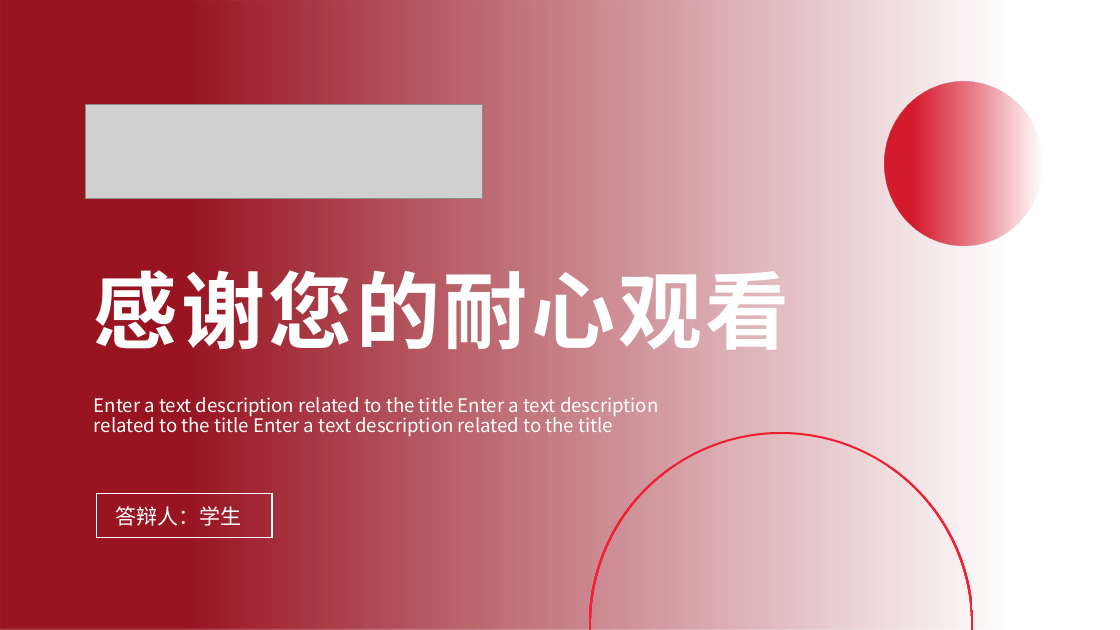
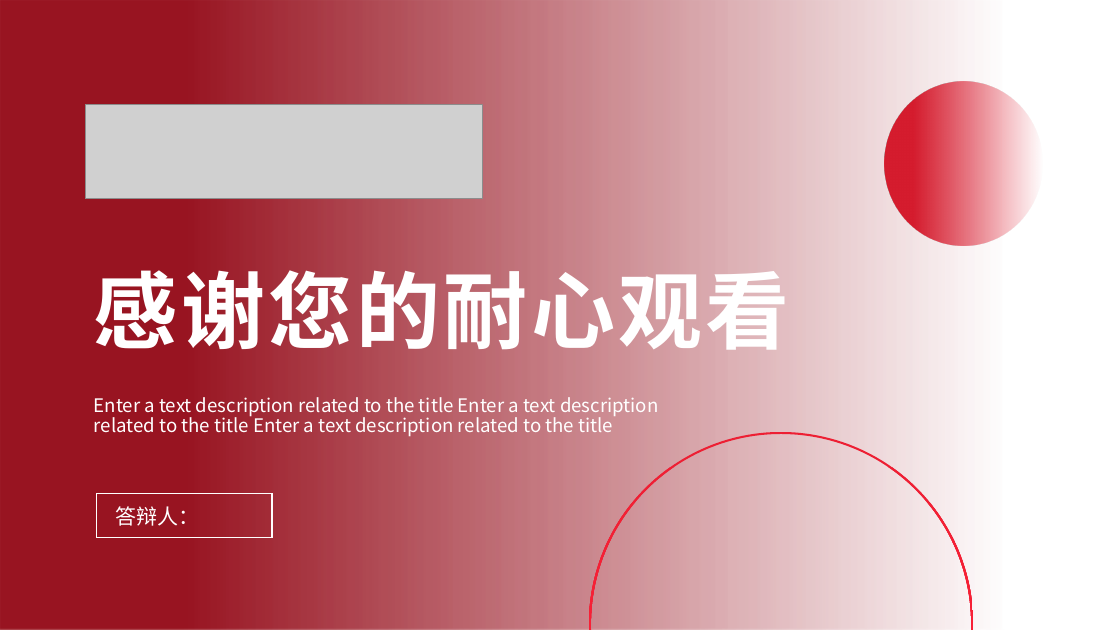
Before and after one commit to linmohan00-rgb/hfut-xuancheng-ppt-maker-skill, a slide deck: slide 10 of assets/templates/gradient-red.pptx. Drawn at 1120x630 pixels with LibreOffice and Linux fonts; fonts in the diff are those of the drawing; grey boxes stand for pictures. Boxes give left, top, right and bottom in pixels: in the first picture for what was removed or moved away, otherwise in the second. Text is boxed around its words. In the diff, an @@ line names an element or a change of style, - is before the commit and + after.

```diff
--- a/assets/templates/gradient-red.pptx
+++ b/assets/templates/gradient-red.pptx
@@ text at <box>115,506,199,526</box>: text changed @@
-答辩人：学生
+答辩人：
```
Also in this commit, not shown: 1 other slide changed, 21 other files.
